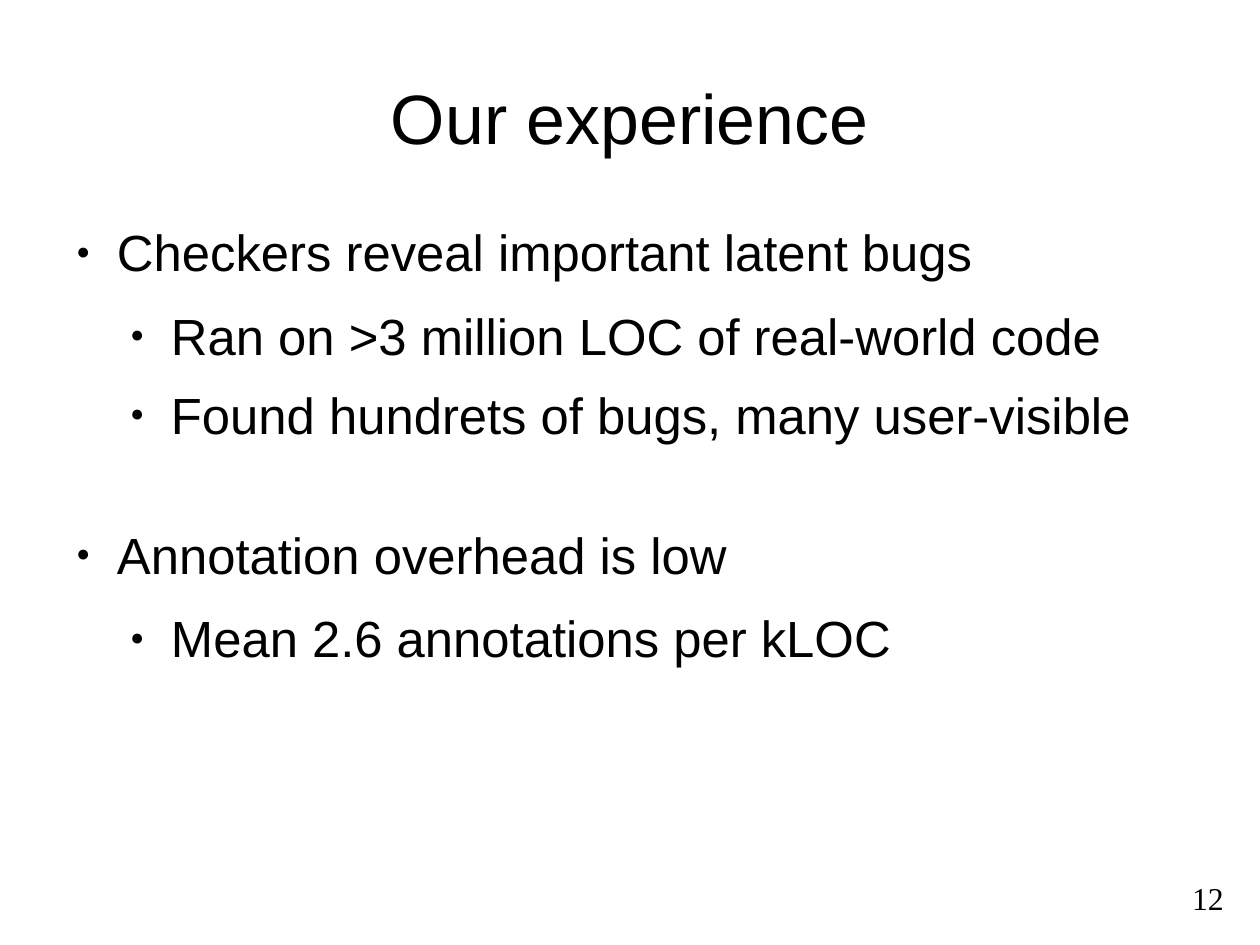
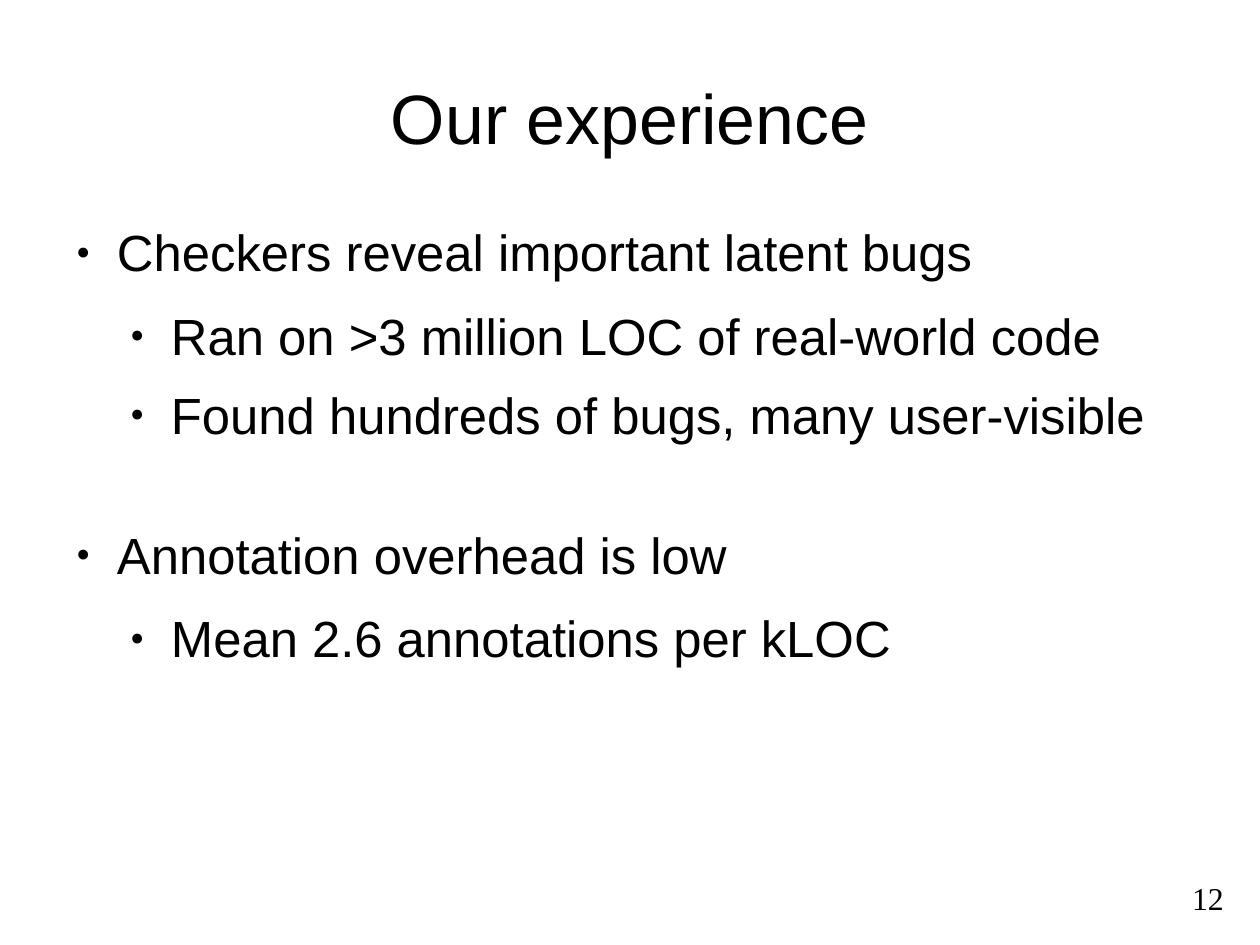
Before and after one commit to reprogrammer/checker-framework, a slide deck: slide 12 of demos/2011-OSBridge/intro.odp. Drawn at 1260x945 pixels with LibreOffice and Linux fonts; fonts in the diff are those of the drawing. Boxes give left, top, right and bottom in pixels: in the first picture for what was removed or moved away, otherwise in the second. Text is boxed around its words. In the diff, an @@ line names an element or a change of style, - is before the commit and + after.

```diff
--- a/demos/2011-OSBridge/intro.odp
+++ b/demos/2011-OSBridge/intro.odp
@@ text at (x1=171, y1=397, x2=1145, y2=444): text changed @@
-  ● Found hundrets of bugs, many user-visible
+  ● Found hundreds of bugs, many user-visible
```
Also in this commit, not shown: 1 other slide changed.
